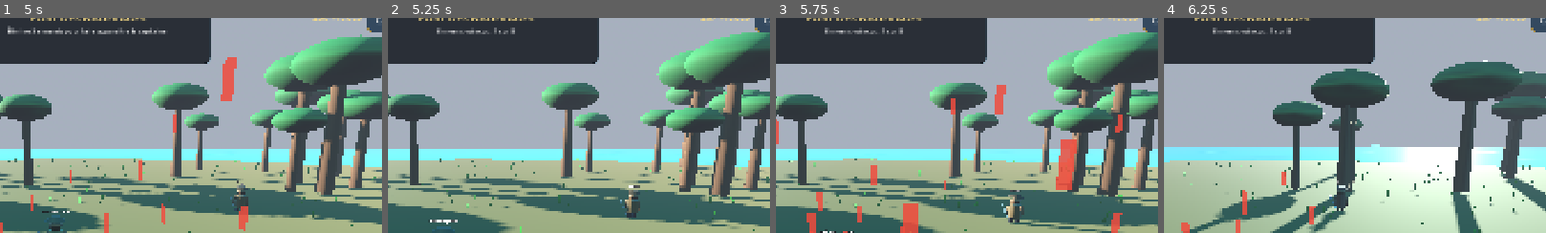
Above: before the commit, frames 1-4 (left to right).
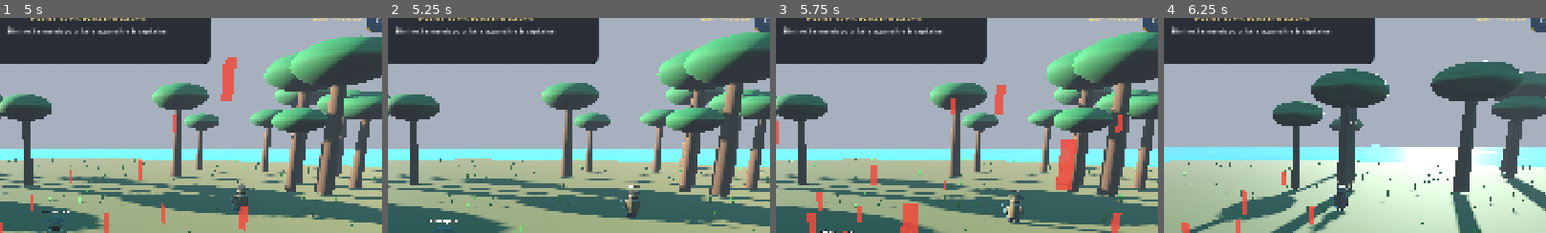
Above: after the commit, the same moments.

Repository: Chasmet/Chk-pirate-warrior-
Game: Godot game, scene res://scenes/main.tscn
The game is run twice, just before and just after one commit, with the same random seed, the same clock (stepped at 60 frames per second) and the same inputs.
Inputs (mouse positions are % of the whole screen's width and height, from its top left):
- Up to frame 1 (5 s): click "JOUER" at 0.5 s; drag from (63, 57) to (60, 28) at 1.27 s; drag from (8, 85) to (45, 70) at 2.02 s; move the mouse to (60, 28) at 2.77 s; hold D (move_right) 2.78-3.5 s; tap Space (attack) at 2.85, 4.35 s; drag from (45, 70) to (20, 35) at 3.52 s; move the mouse to (80, 65) at 4.27 s; hold A (move_left) from 4.28 s (still down)
- Up to frame 2 (5.25 s): release A (move_left) at 5 s; drag from (20, 35) to (35, 25) at 5.02 s
- Up to frame 3 (5.75 s): no input
- Up to frame 4 (6.25 s): move the mouse to (55, 50) at 5.77 s; hold S (move_back) from 5.78 s (still down); tap Space (attack) at 5.85 s; click (55, 50) at 5.92 s
The pictures show only the part of the screen within x 38-88%, y 5-55%; the shares and areas given below are measured in that part.

Frame 1 is identical in both runs. In frame 2, 0.6% of the frame differs, in the area x 2-44%, y 3-8%; in frame 3, 0.6%; in frame 4, 0.6%.
Error after the commit: Parse Error: Cannot infer the type of "bob" variable because the value doesn't have a set type. (res://scripts/hero_animator.gd:41)

Commit message:
feat(v2): brancher les animations procédurales sur les trois héros

Diff:
--- a/godot/scripts/game_world.gd
+++ b/godot/scripts/game_world.gd
@@ -18,6 +18,7 @@
 
 var save_data: Dictionary = {}
 var player: PlayerController
+var hero_animator: QuinetHeroAnimator
 var visuals: WorldVisuals
 var current_zone := 0
 var zone_kills := 0
@@ -67,6 +68,10 @@
 	player.name = "ÉquipageQuinet"
 	add_child(player)
 	player.configure(save_data)
+	hero_animator = QuinetHeroAnimator.new()
+	hero_animator.name = "AnimationHéros"
+	player.add_child(hero_animator)
+	hero_animator.bind(player)
 	player.enemy_defeated.connect(_on_enemy_defeated)
 	player.player_defeated.connect(_on_player_defeated)
 	player_ready.emit(player)
